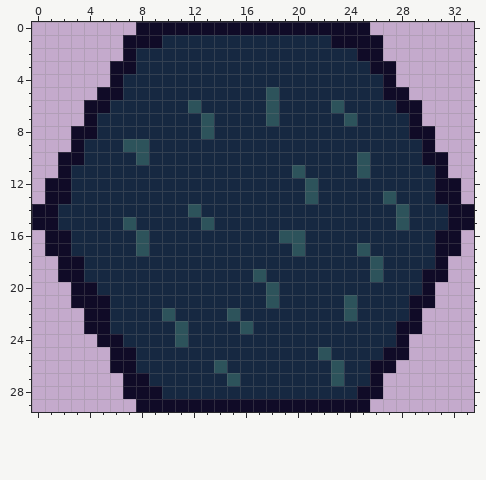
Two states of a pixel-art file, Assets/Art/InProgress/GrassTile.aseprite. The picture above was drawn from the file before the commit.
34x30 pixels, 1 frame.
Once edited:
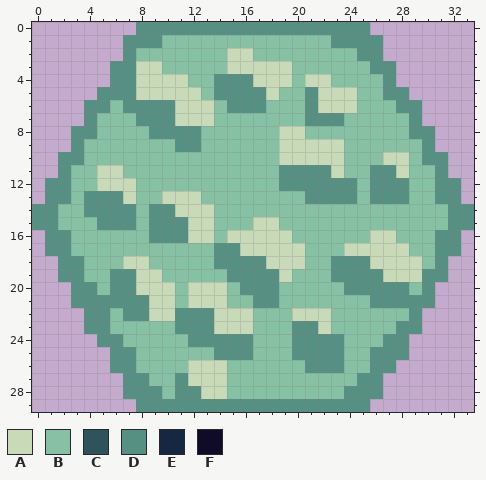
Palette (. is transparent): A #c9dab8  B #86c1a3  C #2d535b  D #569082  E #162841  F #100b27
From old to new:
Changed rows in their new state; - is an unchanged pixel.
first column x 0:
 0 --------DDDDDDDDDDDDDDDDDD--------
 1 -------DDDBBBBBBBBBBBBBDDDD-------
 2 -------DBBBBBBBAABBBBBBBBDD-------
 3 ------DDAABBBBBAAAAABBBBBBDD------
 4 ------DDAAAABBDDDAAABAABBBBD------
 5 -----DDDAAAAABDDDDABBDAAABBDD-----
 6 ----DDBDDDDAAABDDDBBBDAAABBBDD----
 7 ----DBBBDDDAAABBBBBBBDDDBBBBBD----
 8 ---DDBBBBDDDDBBBBBBAABBBBBBBBDD---
 9 ---DBBBBBBBDDBBBBBBAAAAABBBBBBD---
10 --DDBBBBBBBBBBBBBBBAAAAABBBAABDD--
11 --DBBAABBBBBBBBBBBBDDDDABBDDABBD--
12 -DDBBAAABBBBBBBBBBBDDDDDDBDDDBBDD-
13 -DDBDDDABBAAABBBBBBBBDDDDBDDDBBDD-
14 DDBBDDDDBDDAAABBBBBBBBBBBBBBBBBBDD
15 DDBBBDDDBDDDAABBBAABBBBBBBBBBBBBDD
16 -DDBBBBBBDDDAABAAAAABBBBBBAABBBDD-
17 -DDBBBBBBBBBBBDDAAAAABBBAAAAABBDD-
18 --DDBBBAABBBBBDDDDAAABBDDDAAAABD--
19 --DDBBDDAABBBBBDDDDABBBDDDDAAADD--
20 ---DDBDDAAABAAABDDDBBBBBDDDDDBD---
21 ---DDDDDDAABAAABBDDBBBBBBBDDDDD---
22 ----DDBDDAADDDAAABBBAAABBBBBBD----
23 ----DDBBBBBDDDAAABBBDDABBBBBDD----
24 -----DDBBBBBDDDDDBBBDDDDBBBDD-----
25 ------DDBBBBBBDDDBBBDDDDBBDDD-----
26 ------DDBBBBAAABBBBBBDDDBBDD------
27 -------DDBBDAAABBBBBBBBBBDD-------
28 -------DDDBDDAABBBBBBBBBDDD-------
29 --------DDDDDDDDDDDDDDDDDD--------
